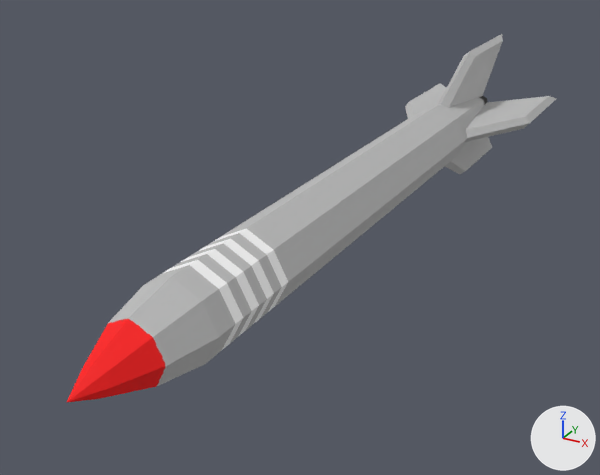
The FBX model Flyplane/Flyplane/assets/Weapons/Missiles/Fishrod/fishrod.fbx as it was, and as the next commit left it.
Rendered twice from a 50 mm camera at (1.3, -2.77, 1.17) aimed at (-0.21, -0.03, -0.2). Arrows for +X, +Y and +Z are at lower right; the lights stay in place. Where no turn or scale is listed for an object, it has been applied to the vertices.

The older version as bpy lines, for what is in view:
```python
me_airframe_001 = bpy.data.meshes.new('Airframe.001')
me_airframe_001.from_pydata(...)  # 78 vertices, 76 faces; spans x -0.34..0.34, y -1.57..1.97, z -0.33..0.33
me_airframe_001.materials.append(mat_material)  # picture img_fishrod_tex_png
me_bb_body = bpy.data.meshes.new('BB_BODY')
me_bb_body.from_pydata(...)  # a box spanning x -0.12..0.12, y -1.6..1.6, z -0.12..0.12
ob_bb_body = bpy.data.objects.new('BB_BODY', me_bb_body)
ob_bb_body.location = (0.0, 0.0, 0.0)
ob_bb_body.hide_viewport = True
ob_missile = bpy.data.objects.new('Missile', me_airframe_001)
ob_missile.location = (0.0, 0.0, 0.0)
```
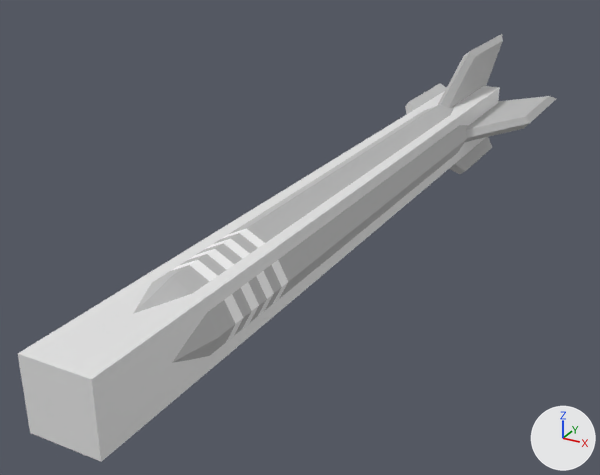
Boxes (x1, y1, x2, y2) around the edits, measured in the pictures (600 x 475 px):
'BB_BODY', shown: after (18, 86, 500, 462)

The change, as a list of edits to the scene's bpy script:
```text
Change ob_bb_body:
    remove ob_bb_body.hide_viewport = True
```
